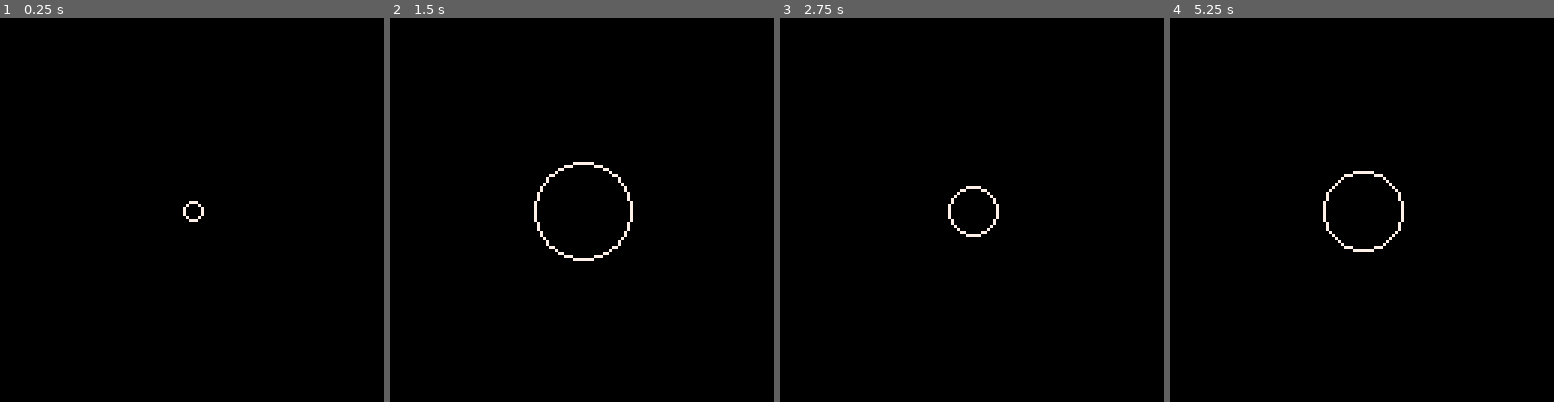
Above: before the commit, frames 1-4 (left to right).
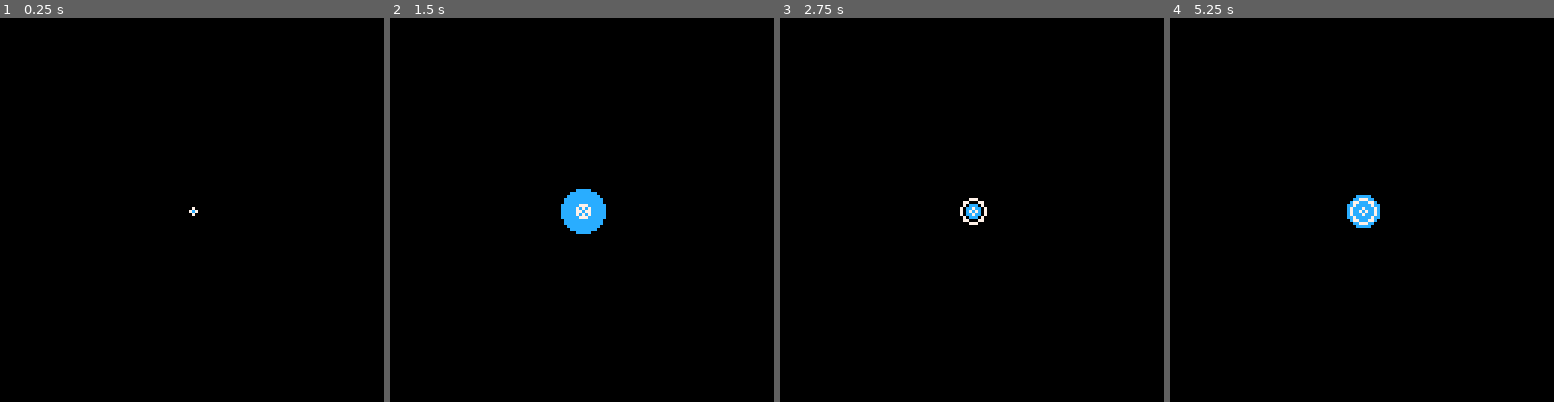
Above: after the commit, the same moments.

Repository: wesen/carts
Game: PICO-8 cartridge blog/particle-systems/ps1.p8
Two runs of this game, one before a commit and one after it. Both use one fixed random seed, a clock stepped at 60 frames per second and the inputs below.
Inputs:
- Up to frame 1 (0.25 s): no input
- Up to frame 2 (1.5 s): no input
- Up to frame 3 (2.75 s): no input
- Up to frame 4 (5.25 s): no input

The runs differ from the first frame. In frame 1, 0.1% of the frame differs, in the area x 47-54%, y 47-54%; in frame 2, 1.6%, in the area x 37-64%, y 37-64%; in frame 3, 0.5%; in frame 4, 1.0%.

Commit message:
Add bands and discs

Diff:
--- a/blog/particle-systems/easing.lua
+++ b/blog/particle-systems/easing.lua
@@ -0,0 +1,15 @@
+-- b: beginning value
+-- c: end value
+-- t: current time
+-- d: duration
+function inoutcubic(b,c,t,d)
+ t/=d
+ local ts=t*t
+ local tc=ts*t
+ return b+c*(-2*tc+3*ts)
+end
+
+function incirc(b,c,t,d)
+ t/=d;
+ return -c*(sqrt(1-t*t)-1)+b;
+end
--- a/blog/particle-systems/ps1.lua
+++ b/blog/particle-systems/ps1.lua
@@ -2,32 +2,58 @@
 --#include coroutines
 --#include easing
 
-particles={}
+parts_1={}
+parts_2={}
+parts_3={}
 
 cls_particle=class(function(self)
  self.x=64
  self.y=64
- self.lifetime=2
+ self.lifetime=1
  self.t=0
- self.radius=20
- add(particles,self)
+ self.radius=10
 end)
 
 function cls_particle:update()
  self.t+=dt
- if (self.t>self.lifetime) del(particles,self)
+ if self.t>self.lifetime then
+   del(parts_1,self)
+   del(parts_2,self)
+   del(parts_3,self)
+  end
 end
 
-function cls_particle:draw()
- local v=self.t/self.lifetime
- circ(self.x,self.y,v*self.radius+1,7)
+cls_p_band=subclass(cls_particle,function(self)
+ cls_particle._ctr(self)
+end)
+function cls_p_band:draw()
+ local v=incirc(1,self.radius,self.t,self.lifetime)
+ circ(self.x,self.y,v,7)
 end
+
+cls_p_disc=subclass(cls_particle,function(self)
+  cls_particle._ctr(self)
+  self.lifetime=2
+  self.radius=20
+end)
+function cls_p_disc:draw()
+ -- local v=inoutcubic(1,self.radius,self.t,self.lifetime)
+ local v=incirc(1,self.radius,self.t,self.lifetime)
+ circfill(self.x,self.y,v,12)
+end
+
 
 function _init()
  add_cr(function()
   while true do
-   cls_particle.init()
+   add(parts_1,cls_p_disc.init())
    cr_wait_for(2)
+  end
+ end)
+ add_cr(function()
+  while true do
+   add(parts_2,cls_p_band.init())
+   cr_wait_for(.5)
   end
  end)
 end
@@ -41,7 +67,9 @@
 
  tick_crs(crs)
 
- foreach(particles,function(p) p:update() end)
+ foreach(parts_1,function(p) p:update() end)
+ foreach(parts_2,function(p) p:update() end)
+ foreach(parts_3,function(p) p:update() end)
 end
 
 function _draw()
@@ -49,7 +77,7 @@
  frame+=1
 
  tick_crs(draw_crs)
- foreach(particles,function(p)
-   p:draw()
-  end)
+ foreach(parts_1,function(p) p:draw() end)
+ foreach(parts_2,function(p) p:draw() end)
+ foreach(parts_3,function(p) p:draw() end)
 end
--- a/blog/particle-systems/ps1.p8
+++ b/blog/particle-systems/ps1.p8
@@ -51,34 +51,75 @@
  end
 end
 
+-- b: beginning value
+-- c: end value
+-- t: current time
+-- d: duration
+function inoutcubic(b,c,t,d)
+ t/=d
+ local ts=t*t
+ local tc=ts*t
+ return b+c*(-2*tc+3*ts)
+end
+
+function incirc(b,c,t,d)
+ t/=d;
+ return -c*(sqrt(1-t*t)-1)+b;
+end
 
 
-particles={}
+parts_1={}
+parts_2={}
+parts_3={}
 
 cls_particle=class(function(self)
  self.x=64
  self.y=64
- self.lifetime=2
+ self.lifetime=1
  self.t=0
- self.radius=20
- add(particles,self)
+ self.radius=10
 end)
 
 function cls_particle:update()
  self.t+=dt
- if (self.t>self.lifetime) del(particles,self)
+ if self.t>self.lifetime then
+   del(parts_1,self)
+   del(parts_2,self)
+   del(parts_3,self)
+  end
 end
 
-function cls_particle:draw()
- local v=self.t/self.lifetime
- circ(self.x,self.y,v*self.radius+1,7)
+cls_p_band=subclass(cls_particle,function(self)
+ cls_particle._ctr(self)
+end)
+function cls_p_band:draw()
+ local v=incirc(1,self.radius,self.t,self.lifetime)
+ circ(self.x,self.y,v,7)
 end
+
+cls_p_disc=subclass(cls_particle,function(self)
+  cls_particle._ctr(self)
+  self.lifetime=2
+  self.radius=20
+end)
+function cls_p_disc:draw()
+ -- local v=inoutcubic(1,self.radius,self.t,self.lifetime)
+ local v=incirc(1,self.radius,self.t,self.lifetime)
+ circfill(self.x,self.y,v,12)
+end
+
 
 function _init()
  add_cr(function()
   while true do
-   cls_particle.init()
+   add(parts_1,cls_p_disc.init())
    cr_wait_for(2)
+  end
+ end)
+ add_cr(function()
+  while true do
+   add(parts_2,cls_p_band.init())
+   cr_wait_for(.5)
   end
  end)
 end
@@ -92,7 +133,9 @@
 
  tick_crs(crs)
 
- foreach(particles,function(p) p:update() end)
+ foreach(parts_1,function(p) p:update() end)
+ foreach(parts_2,function(p) p:update() end)
+ foreach(parts_3,function(p) p:update() end)
 end
 
 function _draw()
@@ -100,9 +143,9 @@
  frame+=1
 
  tick_crs(draw_crs)
- foreach(particles,function(p)
-   p:draw()
-  end)
+ foreach(parts_1,function(p) p:draw() end)
+ foreach(parts_2,function(p) p:draw() end)
+ foreach(parts_3,function(p) p:draw() end)
 end
 
 __gfx__
